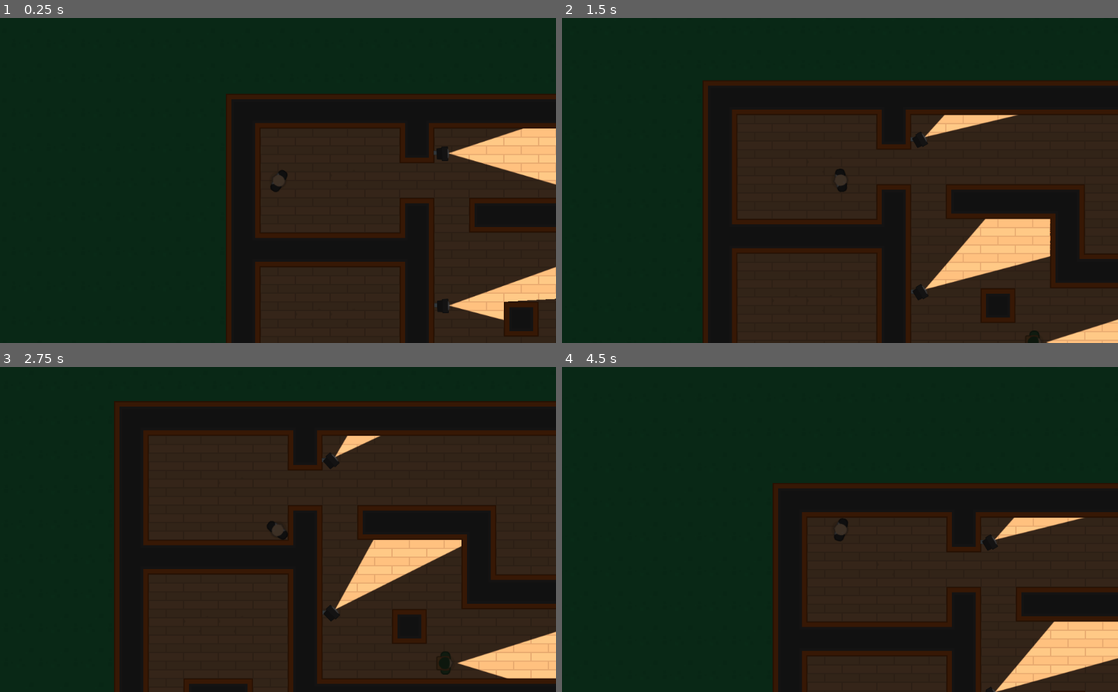
Above: before the commit, frames 1-4 (two rows, left to right).
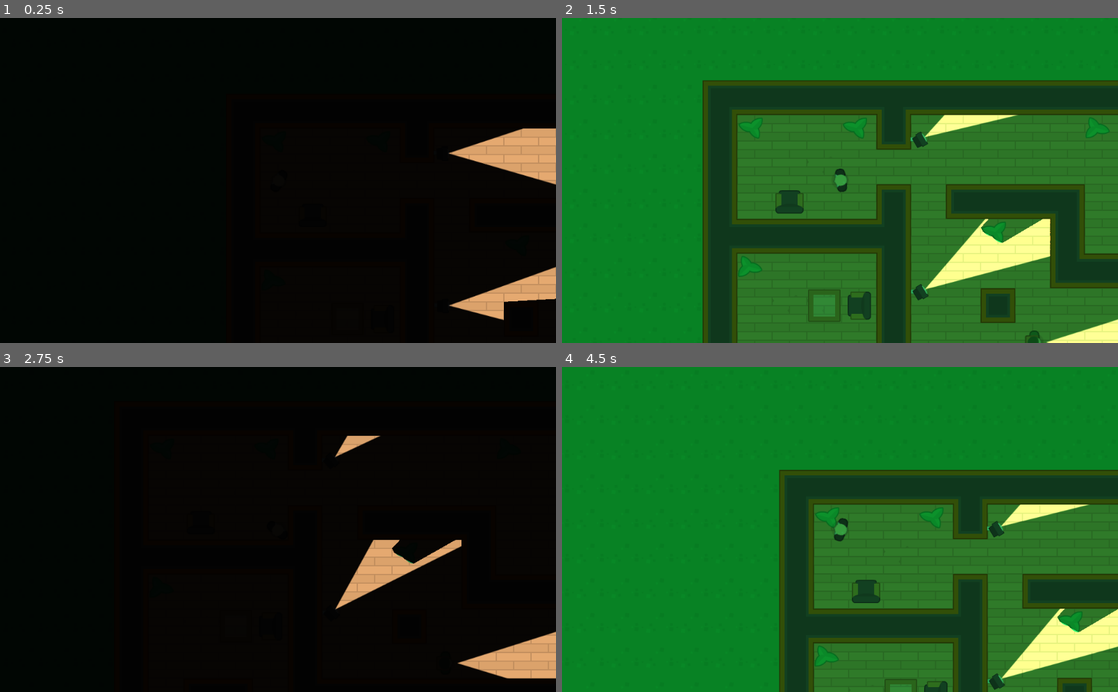
Above: after the commit, the same moments.

Repository: prodes13/curs_godot
Game: Godot game, scene res://Levels/Level1.tscn
Two runs of this game, one before a commit and one after it. Both use one fixed random seed, a clock stepped at 60 frames per second and the inputs below.
Inputs (mouse positions are in pixels of both pictures, inside the frame that each line leads up to):
- Up to frame 1 (0.25 s): no input
- Up to frame 2 (1.5 s): move the mouse to (962, 164) at 0.52 s; hold D (move_right) 0.53-1.28 s; hold Space (torch_toggle, bound only before the commit) 0.53-1.28 s; move the mouse to (728, 196) at 1.27 s; hold S (move_down) from 1.28 s (still down); tap Space (torch_toggle, bound only before the commit) at 1.35 s
- Up to frame 3 (2.75 s): move the mouse to (333, 458) at 2.02 s; release S (move_down) at 2.03 s; hold D (move_right) from 2.03 s (still down); hold Space (torch_toggle, bound only before the commit) from 2.03 s (still down)
- Up to frame 4 (4.5 s): tap Enter at 2.75 s; move the mouse to (812, 594) at 2.77 s; release D (move_right) at 2.78 s; release Space (torch_toggle, bound only before the commit) at 2.78 s; hold W (move_up) 2.78-3.53 s; tap Space (torch_toggle, bound only before the commit) at 2.85, 4.35 s; move the mouse to (1006, 578) at 3.52 s; hold Space (torch_toggle, bound only before the commit) 3.53-4.28 s; hold A (move_left) from 3.53 s (still down); move the mouse to (673, 480) at 4.27 s

The runs differ from the first frame. In frame 1, 87% of the frame differs, in the area x 0-100%, y 0-100%; in frame 2, 100%; in frame 3, 81%; in frame 4, 98%.
Error in both runs: Invalid get index '0' (on base: 'PoolVector2Array'). (res://Characters/Guard.gd:23)

Commit message:
nightvision added to the game

Diff:
--- /dev/null
+++ b/Heist_Meisters/Interface/VisionMode.gd
@@ -0,0 +1,32 @@
+extends CanvasModulate
+
+const DARK = Color("090909")
+const NIGHTVISION = Color("37bf62")
+
+var cooldown = false
+
+func _ready():
+	visible = true
+	color = DARK
+
+func cycle_vision_mode():
+	if not cooldown:
+		if color == NIGHTVISION:
+			DARK_mode()
+		else:
+			NIGHTVISION_mode()
+		cooldown = true
+		$Timer.start()
+
+func DARK_mode():
+	color = DARK
+	$AudioStreamPlayer2D.stream = load("res://SFX/nightvision_off.wav")
+	$AudioStreamPlayer2D.play()
+
+func NIGHTVISION_mode():
+	color = NIGHTVISION
+	$AudioStreamPlayer2D.stream = load("res://SFX/nightvision.wav")
+	$AudioStreamPlayer2D.play()
+
+func _on_Timer_timeout():
+	cooldown = false
--- /dev/null
+++ b/Heist_Meisters/Interface/VisionMode.tscn
@@ -0,0 +1,17 @@
+[gd_scene load_steps=2 format=2]
+
+[ext_resource path="res://Interface/VisionMode.gd" type="Script" id=1]
+
+[node name="VisionMode" type="CanvasModulate" groups=[
+"Interface",
+]]
+visible = false
+position = Vector2( -2.21606, 0 )
+color = Color( 0.0352941, 0.0352941, 0.0352941, 1 )
+script = ExtResource( 1 )
+
+[node name="AudioStreamPlayer2D" type="AudioStreamPlayer2D" parent="."]
+
+[node name="Timer" type="Timer" parent="."]
+one_shot = true
+[connection signal="timeout" from="Timer" to="." method="_on_Timer_timeout"]
--- a/Heist_Meisters/Levels/Level1.tscn
+++ b/Heist_Meisters/Levels/Level1.tscn
@@ -1,13 +1,85 @@
-[gd_scene load_steps=5 format=2]
+[gd_scene load_steps=13 format=2]
 
 [ext_resource path="res://Levels/TemplateLevel.tscn" type="PackedScene" id=1]
 [ext_resource path="res://NPCs/Camera.tscn" type="PackedScene" id=2]
 [ext_resource path="res://Characters/Guard.tscn" type="PackedScene" id=3]
+[ext_resource path="res://GFX/Tilesheet/tilesheet_complete.png" type="Texture" id=4]
 
 [sub_resource type="NavigationPolygon" id=1]
 vertices = PoolVector2Array( 390.256, 192.628, 391.03, 57.9903, 500.01, -186.191, 509.661, 292.936, 449.896, 247.07, 33 …(773 unchanged characters)…
 polygons = [ PoolIntArray( 0, 1, 2, 3, 4 ), PoolIntArray( 5, 2, 1, 6 ), PoolIntArray( 7, 2, 5, 8, 9 ), PoolIntArray( 6, …(653 unchanged characters)…
 outlines = [ PoolVector2Array( -503.051, -10.0721, -496.053, -183.858, -267.448, -182.692, -260.45, -122.042, -168.309, …(857 unchanged characters)…
+
+[sub_resource type="OccluderPolygon2D" id=2]
+polygon = PoolVector2Array( 16, 8, 16, 16, 8, 16, 8, 40, 8, 48, 8, 56, 56, 56, 56, 16, 48, 16, 48, 16, 48, 8 )
+
+[sub_resource type="ConvexPolygonShape2D" id=3]
+points = PoolVector2Array( 48, 16, 56, 16, 56, 40, 56, 56, 8, 56, 8, 48, 8, 16, 16, 16 )
+
+[sub_resource type="OccluderPolygon2D" id=4]
+polygon = PoolVector2Array( 0, 0, 64, 0, 64, 64, 0, 64 )
+
+[sub_resource type="ConvexPolygonShape2D" id=5]
+points = PoolVector2Array( 0, 0, 64, 0, 64, 64, 0, 64 )
+
+[sub_resource type="OccluderPolygon2D" id=7]
+polygon = PoolVector2Array( 24, 12, 36, 4, 48, 4, 44, 20, 40, 24, 40, 36, 40, 44, 24, 36, 20, 32, 4, 24, 0, 16, 8, 12 )
+
+[sub_resource type="ConvexPolygonShape2D" id=8]
+points = PoolVector2Array( 24, 12, 32, 8, 40, 4, 48, 8, 44, 20, 40, 24, 40, 36, 40, 44, 28, 40, 24, 32, 12, 28, 4, 20, 4, 16, 12, 12 )
+
+[sub_resource type="TileSet" id=6]
+0/name = "Chair"
+0/texture = ExtResource( 4 )
+0/tex_offset = Vector2( 0, 0 )
+0/modulate = Color( 1, 1, 1, 1 )
+0/region = Rect2( 1152, 1152, 64, 64 )
+0/tile_mode = 0
+0/occluder_offset = Vector2( 0, 0 )
+0/occluder = SubResource( 2 )
+0/navigation_offset = Vector2( 0, 0 )
+0/shapes = [ {
+"autotile_coord": Vector2( 0, 0 ),
+"one_way": false,
+"one_way_margin": 1.0,
+"shape": SubResource( 3 ),
+"shape_transform": Transform2D( 1, 0, 0, 1, 0, 0 )
+} ]
+0/z_index = 0
+1/name = "Table"
+1/texture = ExtResource( 4 )
+1/tex_offset = Vector2( 0, 0 )
+1/modulate = Color( 1, 1, 1, 1 )
+1/region = Rect2( 1472, 1088, 64, 64 )
+1/tile_mode = 0
+1/occluder_offset = Vector2( 0, 0 )
+1/occluder = SubResource( 4 )
+1/navigation_offset = Vector2( 0, 0 )
+1/shapes = [ {
+"autotile_coord": Vector2( 0, 0 ),
+"one_way": false,
+"one_way_margin": 1.0,
+"shape": SubResource( 5 ),
+"shape_transform": Transform2D( 1, 0, 0, 1, 0, 0 )
+} ]
+1/z_index = 0
+2/name = "Plant"
+2/texture = ExtResource( 4 )
+2/tex_offset = Vector2( 0, 0 )
+2/modulate = Color( 1, 1, 1, 1 )
+2/region = Rect2( 1288, 456, 48, 48 )
+2/tile_mode = 0
+2/occluder_offset = Vector2( 0, 0 )
+2/occluder = SubResource( 7 )
+2/navigation_offset = Vector2( 0, 0 )
+2/shapes = [ {
+"autotile_coord": Vector2( 0, 0 ),
+"one_way": false,
+"one_way_margin": 1.0,
+"shape": SubResource( 8 ),
+"shape_transform": Transform2D( 1, 0, 0, 1, 0, 0 )
+} ]
+2/z_index = 0
 
 [node name="Level1" instance=ExtResource( 1 )]
 
@@ -32,6 +104,11 @@
 [node name="NavigationPolygonInstance" type="NavigationPolygonInstance" parent="Navigation2D" index="2"]
 navpoly = SubResource( 1 )
 
+[node name="Furniture" type="TileMap" parent="Navigation2D" index="3"]
+tile_set = SubResource( 6 )
+format = 1
+tile_data = PoolIntArray( -131080, 2, 0, -131077, 2, 0, -196606, 1610612738, 0, -131065, -1073741823, 0, -7, 0, 0, -65529, -1073741824, 0, 65535, 2, 0, 131064, 1610612738, 0, 196602, -1073741823, 0, 196603, -1073741824, 0, 131078, 2, 0, 458749, -1073741822, 0, 458750, 0, 0, 393216, -1073741823, 0, 393218, 0, 0, 393219, -1073741822, 0 )
+
 [node name="Camera" parent="Cameras" index="0" instance=ExtResource( 2 )]
 position = Vector2( 252.498, -177.019 )
 
--- a/Heist_Meisters/Levels/TemplateLevel.tscn
+++ b/Heist_Meisters/Levels/TemplateLevel.tscn
@@ -1,7 +1,8 @@
-[gd_scene load_steps=3 format=2]
+[gd_scene load_steps=4 format=2]
 
 [ext_resource path="res://Tiles/Tiles.tres" type="TileSet" id=1]
 [ext_resource path="res://Characters/Player.tscn" type="PackedScene" id=2]
+[ext_resource path="res://Interface/VisionMode.tscn" type="PackedScene" id=3]
 
 [node name="TemplateLevel" type="Node2D"]
 
@@ -22,9 +23,7 @@
 [node name="Camera2D" type="Camera2D" parent="Player"]
 current = true
 
-[node name="CanvasModulate" type="CanvasModulate" parent="."]
-position = Vector2( -2.21606, 0 )
-color = Color( 0.239216, 0.231373, 0.231373, 1 )
+[node name="VisionMode" parent="." instance=ExtResource( 3 )]
 
 [node name="Cameras" type="Node" parent="."]
 
--- a/Heist_Meisters/Player.gd
+++ b/Heist_Meisters/Player.gd
@@ -24,5 +24,5 @@
 		motion.x = lerp(motion.x, 0, FRICTION)
 
 func _input(event):
-	if Input.is_action_pressed("torch_toggle"):
-		$Torch.enabled = !$Torch.enabled
+	if Input.is_action_pressed("toggle_vision_mode"):
+		get_tree().call_group("Interface", "cycle_vision_mode")
--- a/Heist_Meisters/Tiles/Tiles.tres
+++ b/Heist_Meisters/Tiles/Tiles.tres
@@ -1,153 +1,6 @@
-[gd_resource type="TileSet" load_steps=153 format=2]
+[gd_resource type="TileSet" load_steps=104 format=2]
 
 [ext_resource path="res://GFX/Tilesheet/tilesheet_complete.png" type="Texture" id=1]
-
-[sub_resource type="ConvexPolygonShape2D" id=1]
-points = PoolVector2Array( 448, 608, 512, 608, 512, 640, 448, 640 )
-
-[sub_resource type="ConvexPolygonShape2D" id=2]
-points = PoolVector2Array( 576, 576, 576, 640, 544, 640, 544, 576 )
-
-[sub_resource type="ConvexPolygonShape2D" id=3]
-points = PoolVector2Array( 64, 320, 0, 320, 0, 256, 64, 256 )
-
-[sub_resource type="ConvexPolygonShape2D" id=4]
-points = PoolVector2Array( 128, 384, 64, 384, 64, 320, 128, 320 )
-
-[sub_resource type="ConvexPolygonShape2D" id=5]
-points = PoolVector2Array( 128, 320, 64, 320, 64, 256, 128, 256 )
-
-[sub_resource type="ConvexPolygonShape2D" id=6]
-points = PoolVector2Array( 64, 384, 0, 384, 0, 320, 64, 320 )
-
-[sub_resource type="ConvexPolygonShape2D" id=7]
-points = PoolVector2Array( 192, 320, 128, 320, 128, 256, 192, 256 )
-
-[sub_resource type="ConvexPolygonShape2D" id=8]
-points = PoolVector2Array( 256, 320, 192, 320, 192, 256, 256, 256 )
-
-[sub_resource type="ConvexPolygonShape2D" id=9]
-points = PoolVector2Array( 320, 320, 256, 320, 256, 256, 320, 256 )
-
-[sub_resource type="ConvexPolygonShape2D" id=10]
-points = PoolVector2Array( 384, 320, 320, 320, 320, 256, 384, 256 )
-
-[sub_resource type="ConvexPolygonShape2D" id=11]
-points = PoolVector2Array( 192, 384, 128, 384, 128, 320, 192, 320 )
-
-[sub_resource type="ConvexPolygonShape2D" id=12]
-points = PoolVector2Array( 256, 384, 192, 384, 192, 320, 256, 320 )
-
-[sub_resource type="ConvexPolygonShape2D" id=13]
-points = PoolVector2Array( 320, 384, 256, 384, 256, 320, 320, 320 )
-
-[sub_resource type="ConvexPolygonShape2D" id=14]
-points = PoolVector2Array( 384, 384, 320, 384, 320, 320, 384, 320 )
-
-[sub_resource type="ConvexPolygonShape2D" id=15]
-points = PoolVector2Array( 448, 320, 384, 320, 384, 256, 448, 256 )
-
-[sub_resource type="ConvexPolygonShape2D" id=16]
-points = PoolVector2Array( 512, 320, 448, 320, 448, 256, 512, 256 )
-
-[sub_resource type="ConvexPolygonShape2D" id=17]
-points = PoolVector2Array( 576, 320, 512, 320, 512, 256, 576, 256 )
-
-[sub_resource type="ConvexPolygonShape2D" id=18]
-points = PoolVector2Array( 448, 384, 384, 384, 384, 320, 448, 320 )
-
-[sub_resource type="ConvexPolygonShape2D" id=19]
-points = PoolVector2Array( 512, 384, 448, 384, 448, 320, 512, 320 )
-
-[sub_resource type="ConvexPolygonShape2D" id=20]
-points = PoolVector2Array( 576, 384, 512, 384, 512, 320, 576, 320 )
-
-[sub_resource type="ConvexPolygonShape2D" id=21]
-points = PoolVector2Array( 64, 448, 0, 448, 0, 384, 64, 384 )
-
-[sub_resource type="ConvexPolygonShape2D" id=22]
-points = PoolVector2Array( 128, 448, 64, 448, 64, 384, 128, 384 )
-
-[sub_resource type="ConvexPolygonShape2D" id=23]
-points = PoolVector2Array( 192, 448, 128, 448, 128, 384, 192, 384 )
-
-[sub_resource type="ConvexPolygonShape2D" id=24]
-points = PoolVector2Array( 256, 448, 192, 448, 192, 384, 256, 384 )
-
-[sub_resource type="ConvexPolygonShape2D" id=25]
-points = PoolVector2Array( 320, 448, 256, 448, 256, 384, 320, 384 )
-
-[sub_resource type="ConvexPolygonShape2D" id=26]
-points = PoolVector2Array( 384, 448, 320, 448, 320, 384, 384, 384 )
-
-[sub_resource type="ConvexPolygonShape2D" id=27]
-points = PoolVector2Array( 448, 448, 384, 448, 384, 384, 448, 384 )
-
-[sub_resource type="ConvexPolygonShape2D" id=28]
-points = PoolVector2Array( 512, 448, 448, 448, 448, 384, 512, 384 )
-
-[sub_resource type="ConvexPolygonShape2D" id=29]
-points = PoolVector2Array( 64, 512, 0, 512, 0, 448, 64, 448 )
-
-[sub_resource type="ConvexPolygonShape2D" id=30]
-points = PoolVector2Array( 128, 512, 64, 512, 64, 448, 128, 448 )
-
-[sub_resource type="ConvexPolygonShape2D" id=31]
-points = PoolVector2Array( 192, 512, 128, 512, 128, 448, 192, 448 )
-
-[sub_resource type="ConvexPolygonShape2D" id=32]
-points = PoolVector2Array( 256, 512, 192, 512, 192, 448, 256, 448 )
-
-[sub_resource type="ConvexPolygonShape2D" id=33]
-points = PoolVector2Array( 320, 512, 256, 512, 256, 448, 320, 448 )
-
-[sub_resource type="ConvexPolygonShape2D" id=34]
-points = PoolVector2Array( 384, 512, 320, 512, 320, 448, 384, 448 )
-
-[sub_resource type="ConvexPolygonShape2D" id=35]
-points = PoolVector2Array( 448, 512, 384, 512, 384, 448, 448, 448 )
-
-[sub_resource type="ConvexPolygonShape2D" id=36]
-points = PoolVector2Array( 576, 448, 512, 448, 512, 384, 576, 384 )
-
-[sub_resource type="ConvexPolygonShape2D" id=37]
-points = PoolVector2Array( 64, 576, 0, 576, 0, 512, 64, 512 )
-
-[sub_resource type="ConvexPolygonShape2D" id=38]
-points = PoolVector2Array( 128, 576, 64, 576, 64, 512, 128, 512 )
-
-[sub_resource type="ConvexPolygonShape2D" id=39]
-points = PoolVector2Array( 64, 640, 0, 640, 0, 576, 64, 576 )
-
-[sub_resource type="ConvexPolygonShape2D" id=40]
-points = PoolVector2Array( 128, 640, 64, 640, 64, 576, 128, 576 )
-
-[sub_resource type="ConvexPolygonShape2D" id=41]
-points = PoolVector2Array( 192, 576, 128, 576, 128, 512, 192, 512 )
-
-[sub_resource type="ConvexPolygonShape2D" id=42]
-points = PoolVector2Array( 256, 576, 192, 576, 192, 512, 256, 512 )
-
-[sub_resource type="ConvexPolygonShape2D" id=43]
-points = PoolVector2Array( 192, 640, 128, 640, 128, 576, 192, 576 )
-
-[sub_resource type="ConvexPolygonShape2D" id=44]
-points = PoolVector2Array( 384, 640, 320, 640, 320, 576, 384, 576 )
-
-[sub_resource type="ConvexPolygonShape2D" id=45]
-points = PoolVector2Array( 448, 640, 384, 640, 384, 576, 448, 576 )
-
-[sub_resource type="ConvexPolygonShape2D" id=46]
-points = PoolVector2Array( 448, 576, 384, 576, 384, 512, 448, 512 )
-
-[sub_resource type="ConvexPolygonShape2D" id=47]
-points = PoolVector2Array( 320, 576, 256, 576, 256, 512, 320, 512 )
-
-[sub_resource type="ConvexPolygonShape2D" id=48]
-points = PoolVector2Array( 384, 576, 320, 576, 320, 512, 384, 512 )
-
-[sub_resource type="ConvexPolygonShape2D" id=49]
-points = PoolVector2Array( 256, 640, 192, 640, 192, 576, 256, 576 )
 
 [sub_resource type="OccluderPolygon2D" id=50]
 polygon = PoolVector2Array( 64, 64, 0, 64, 0, 0, 64, 0 )
@@ -456,310 +309,6 @@
 points = PoolVector2Array( 64, 0, 64, 32, 0, 32, 0, 0 )
 
 [resource]
-0/name = "TileMap"
-0/texture = ExtResource( 1 )
-0/tex_offset = Vector2( 0, 0 )
-0/modulate = Color( 1, 1, 1, 1 )
-0/region = Rect2( 64, 256, 64, 64 )
-0/tile_mode = 0
-0/occluder_offset = Vector2( 864, 640 )
-0/navigation_offset = Vector2( 864, 640 )
-0/shapes = [ {
-"autotile_coord": Vector2( 0, 0 ),
-"one_way": false,
-"one_way_margin": 1.0,
-"shape": SubResource( 1 ),
-"shape_transform": Transform2D( 1, 0, 0, 1, 0, 0 )
-}, {
-"autotile_coord": Vector2( 0, 0 ),
-"one_way": false,
-"one_way_margin": 1.0,
-"shape": SubResource( 2 ),
-"shape_transform": Transform2D( 1, 0, 0, 1, 0, 0 )
-}, {
-"autotile_coord": Vector2( 0, 0 ),
-"one_way": false,
-"one_way_margin": 1.0,
-"shape": SubResource( 3 ),
-"shape_transform": Transform2D( 1, 0, 0, 1, 0, 0 )
-}, {
-"autotile_coord": Vector2( 0, 0 ),
-"one_way": false,
-"one_way_margin": 1.0,
-"shape": SubResource( 4 ),
-"shape_transform": Transform2D( 1, 0, 0, 1, 0, 0 )
-}, {
-"autotile_coord": Vector2( 0, 0 ),
-"one_way": false,
-"one_way_margin": 1.0,
-"shape": SubResource( 5 ),
-"shape_transform": Transform2D( 1, 0, 0, 1, 0, 0 )
-}, {
-"autotile_coord": Vector2( 0, 0 ),
-"one_way": false,
-"one_way_margin": 1.0,
-"shape": SubResource( 6 ),
-"shape_transform": Transform2D( 1, 0, 0, 1, 0, 0 )
-}, {
-"autotile_coord": Vector2( 0, 0 ),
-"one_way": false,
-"one_way_margin": 1.0,
-"shape": SubResource( 7 ),
-"shape_transform": Transform2D( 1, 0, 0, 1, 0, 0 )
-}, {
-"autotile_coord": Vector2( 0, 0 ),
-"one_way": false,
-"one_way_margin": 1.0,
-"shape": SubResource( 8 ),
-"shape_transform": Transform2D( 1, 0, 0, 1, 0, 0 )
-}, {
-"autotile_coord": Vector2( 0, 0 ),
-"one_way": false,
-"one_way_margin": 1.0,
-"shape": SubResource( 9 ),
-"shape_transform": Transform2D( 1, 0, 0, 1, 0, 0 )
-}, {
-"autotile_coord": Vector2( 0, 0 ),
-"one_way": false,
-"one_way_margin": 1.0,
-"shape": SubResource( 10 ),
-"shape_transform": Transform2D( 1, 0, 0, 1, 0, 0 )
-}, {
-"autotile_coord": Vector2( 0, 0 ),
-"one_way": false,
-"one_way_margin": 1.0,
-"shape": SubResource( 11 ),
-"shape_transform": Transform2D( 1, 0, 0, 1, 0, 0 )
-}, {
-"autotile_coord": Vector2( 0, 0 ),
-"one_way": false,
-"one_way_margin": 1.0,
-"shape": SubResource( 12 ),
-"shape_transform": Transform2D( 1, 0, 0, 1, 0, 0 )
-}, {
-"autotile_coord": Vector2( 0, 0 ),
-"one_way": false,
-"one_way_margin": 1.0,
-"shape": SubResource( 13 ),
-"shape_transform": Transform2D( 1, 0, 0, 1, 0, 0 )
-}, {
-"autotile_coord": Vector2( 0, 0 ),
-"one_way": false,
-"one_way_margin": 1.0,
-"shape": SubResource( 14 ),
-"shape_transform": Transform2D( 1, 0, 0, 1, 0, 0 )
-}, {
-"autotile_coord": Vector2( 0, 0 ),
-"one_way": false,
-"one_way_margin": 1.0,
-"shape": SubResource( 15 ),
-"shape_transform": Transform2D( 1, 0, 0, 1, 0, 0 )
-}, {
-"autotile_coord": Vector2( 0, 0 ),
-"one_way": false,
-"one_way_margin": 1.0,
-"shape": SubResource( 16 ),
-"shape_transform": Transform2D( 1, 0, 0, 1, 0, 0 )
-}, {
-"autotile_coord": Vector2( 0, 0 ),
-"one_way": false,
-"one_way_margin": 1.0,
-"shape": SubResource( 17 ),
-"shape_transform": Transform2D( 1, 0, 0, 1, 0, 0 )
-}, {
-"autotile_coord": Vector2( 0, 0 ),
-"one_way": false,
-"one_way_margin": 1.0,
-"shape": SubResource( 18 ),
-"shape_transform": Transform2D( 1, 0, 0, 1, 0, 0 )
-}, {
-"autotile_coord": Vector2( 0, 0 ),
-"one_way": false,
-"one_way_margin": 1.0,
-"shape": SubResource( 19 ),
-"shape_transform": Transform2D( 1, 0, 0, 1, 0, 0 )
-}, {
-"autotile_coord": Vector2( 0, 0 ),
-"one_way": false,
-"one_way_margin": 1.0,
-"shape": SubResource( 20 ),
-"shape_transform": Transform2D( 1, 0, 0, 1, 0, 0 )
-}, {
-"autotile_coord": Vector2( 0, 0 ),
-"one_way": false,
-"one_way_margin": 1.0,
-"shape": SubResource( 21 ),
-"shape_transform": Transform2D( 1, 0, 0, 1, 0, 0 )
-}, {
-"autotile_coord": Vector2( 0, 0 ),
-"one_way": false,
-"one_way_margin": 1.0,
-"shape": SubResource( 22 ),
-"shape_transform": Transform2D( 1, 0, 0, 1, 0, 0 )
-}, {
-"autotile_coord": Vector2( 0, 0 ),
-"one_way": false,
-"one_way_margin": 1.0,
-"shape": SubResource( 23 ),
-"shape_transform": Transform2D( 1, 0, 0, 1, 0, 0 )
-}, {
-"autotile_coord": Vector2( 0, 0 ),
-"one_way": false,
-"one_way_margin": 1.0,
-"shape": SubResource( 24 ),
-"shape_transform": Transform2D( 1, 0, 0, 1, 0, 0 )
-}, {
-"autotile_coord": Vector2( 0, 0 ),
-"one_way": false,
-"one_way_margin": 1.0,
-"shape": SubResource( 25 ),
-"shape_transform": Transform2D( 1, 0, 0, 1, 0, 0 )
-}, {
-"autotile_coord": Vector2( 0, 0 ),
-"one_way": false,
-"one_way_margin": 1.0,
-"shape": SubResource( 26 ),
-"shape_transform": Transform2D( 1, 0, 0, 1, 0, 0 )
-}, {
-"autotile_coord": Vector2( 0, 0 ),
-"one_way": false,
-"one_way_margin": 1.0,
-"shape": SubResource( 27 ),
-"shape_transform": Transform2D( 1, 0, 0, 1, 0, 0 )
-}, {
-"autotile_coord": Vector2( 0, 0 ),
-"one_way": false,
-"one_way_margin": 1.0,
-"shape": SubResource( 28 ),
-"shape_transform": Transform2D( 1, 0, 0, 1, 0, 0 )
-}, {
-"autotile_coord": Vector2( 0, 0 ),
-"one_way": false,
-"one_way_margin": 1.0,
-"shape": SubResource( 29 ),
-"shape_transform": Transform2D( 1, 0, 0, 1, 0, 0 )
-}, {
-"autotile_coord": Vector2( 0, 0 ),
-"one_way": false,
-"one_way_margin": 1.0,
-"shape": SubResource( 30 ),
-"shape_transform": Transform2D( 1, 0, 0, 1, 0, 0 )
-}, {
-"autotile_coord": Vector2( 0, 0 ),
-"one_way": false,
-"one_way_margin": 1.0,
-"shape": SubResource( 31 ),
-"shape_transform": Transform2D( 1, 0, 0, 1, 0, 0 )
-}, {
-"autotile_coord": Vector2( 0, 0 ),
-"one_way": false,
-"one_way_margin": 1.0,
-"shape": SubResource( 32 ),
-"shape_transform": Transform2D( 1, 0, 0, 1, 0, 0 )
-}, {
-"autotile_coord": Vector2( 0, 0 ),
-"one_way": false,
-"one_way_margin": 1.0,
-"shape": SubResource( 33 ),
-"shape_transform": Transform2D( 1, 0, 0, 1, 0, 0 )
-}, {
-"autotile_coord": Vector2( 0, 0 ),
-"one_way": false,
-"one_way_margin": 1.0,
-"shape": SubResource( 34 ),
-"shape_transform": Transform2D( 1, 0, 0, 1, 0, 0 )
-}, {
-"autotile_coord": Vector2( 0, 0 ),
-"one_way": false,
-"one_way_margin": 1.0,
-"shape": SubResource( 35 ),
-"shape_transform": Transform2D( 1, 0, 0, 1, 0, 0 )
-}, {
-"autotile_coord": Vector2( 0, 0 ),
-"one_way": false,
-"one_way_margin": 1.0,
-"shape": SubResource( 36 ),
-"shape_transform": Transform2D( 1, 0, 0, 1, 0, 0 )
-}, {
-"autotile_coord": Vector2( 0, 0 ),
-"one_way": false,
-"one_way_margin": 1.0,
-"shape": SubResource( 37 ),
-"shape_transform": Transform2D( 1, 0, 0, 1, 0, 0 )
-}, {
-"autotile_coord": Vector2( 0, 0 ),
-"one_way": false,
-"one_way_margin": 1.0,
-"shape": SubResource( 38 ),
-"shape_transform": Transform2D( 1, 0, 0, 1, 0, 0 )
-}, {
-"autotile_coord": Vector2( 0, 0 ),
-"one_way": false,
-"one_way_margin": 1.0,
-"shape": SubResource( 39 ),
-"shape_transform": Transform2D( 1, 0, 0, 1, 0, 0 )
-}, {
-"autotile_coord": Vector2( 0, 0 ),
-"one_way": false,
-"one_way_margin": 1.0,
-"shape": SubResource( 40 ),
-"shape_transform": Transform2D( 1, 0, 0, 1, 0, 0 )
-}, {
-"autotile_coord": Vector2( 0, 0 ),
-"one_way": false,
-"one_way_margin": 1.0,
-"shape": SubResource( 41 ),
-"shape_transform": Transform2D( 1, 0, 0, 1, 0, 0 )
-}, {
-"autotile_coord": Vector2( 0, 0 ),
-"one_way": false,
-"one_way_margin": 1.0,
-"shape": SubResource( 42 ),
-"shape_transform": Transform2D( 1, 0, 0, 1, 0, 0 )
-}, {
-"autotile_coord": Vector2( 0, 0 ),
-"one_way": false,
-"one_way_margin": 1.0,
-"shape": SubResource( 43 ),
-"shape_transform": Transform2D( 1, 0, 0, 1, 0, 0 )
-}, {
-"autotile_coord": Vector2( 0, 0 ),
-"one_way": false,
-"one_way_margin": 1.0,
-"shape": SubResource( 44 ),
-"shape_transform": Transform2D( 1, 0, 0, 1, 0, 0 )
-}, {
-"autotile_coord": Vector2( 0, 0 ),
-"one_way": false,
-"one_way_margin": 1.0,
-"shape": SubResource( 45 ),
-"shape_transform": Transform2D( 1, 0, 0, 1, 0, 0 )
-}, {
-"autotile_coord": Vector2( 0, 0 ),
-"one_way": false,
-"one_way_margin": 1.0,
-"shape": SubResource( 46 ),
-"shape_transform": Transform2D( 1, 0, 0, 1, 0, 0 )
-}, {
-"autotile_coord": Vector2( 0, 0 ),
-"one_way": false,
-"one_way_margin": 1.0,
-"shape": SubResource( 47 ),
-"shape_transform": Transform2D( 1, 0, 0, 1, 0, 0 )
-}, {
-"autotile_coord": Vector2( 0, 0 ),
-"one_way": false,
-"one_way_margin": 1.0,
-"shape": SubResource( 48 ),
-"shape_transform": Transform2D( 1, 0, 0, 1, 0, 0 )
-}, {
-"autotile_coord": Vector2( 0, 0 ),
-"one_way": false,
-"one_way_margin": 1.0,
-"shape": SubResource( 49 ),
-"shape_transform": Transform2D( 1, 0, 0, 1, 0, 0 )
-} ]
-0/z_index = 0
 1/name = "Walls"
 1/texture = ExtResource( 1 )
 1/tex_offset = Vector2( 0, 0 )
--- a/Heist_Meisters/project.godot
+++ b/Heist_Meisters/project.godot
@@ -45,7 +45,7 @@
 "events": [ Object(InputEventKey,"resource_local_to_scene":false,"resource_name":"","device":0,"alt":false,"shift":false,"control":false,"meta":false,"command":false,"pressed":false,"scancode":68,"unicode":0,"echo":false,"script":null)
  ]
 }
-torch_toggle={
+toggle_vision_mode={
 "deadzone": 0.5,
 "events": [ Object(InputEventKey,"resource_local_to_scene":false,"resource_name":"","device":0,"alt":false,"shift":false,"control":false,"meta":false,"command":false,"pressed":false,"scancode":32,"unicode":0,"echo":false,"script":null)
  ]
